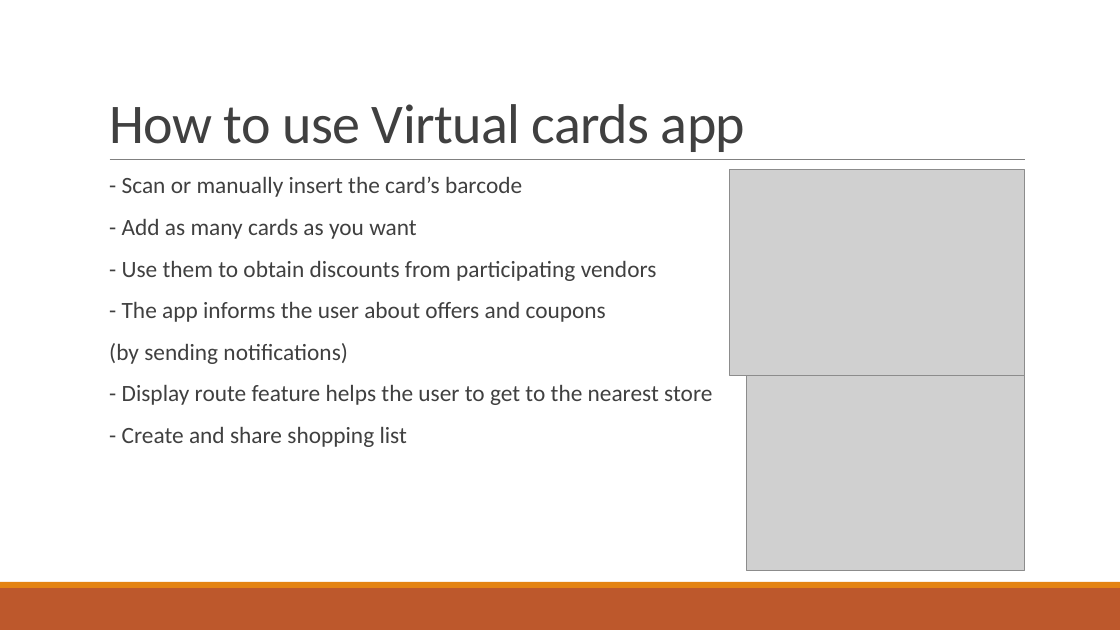
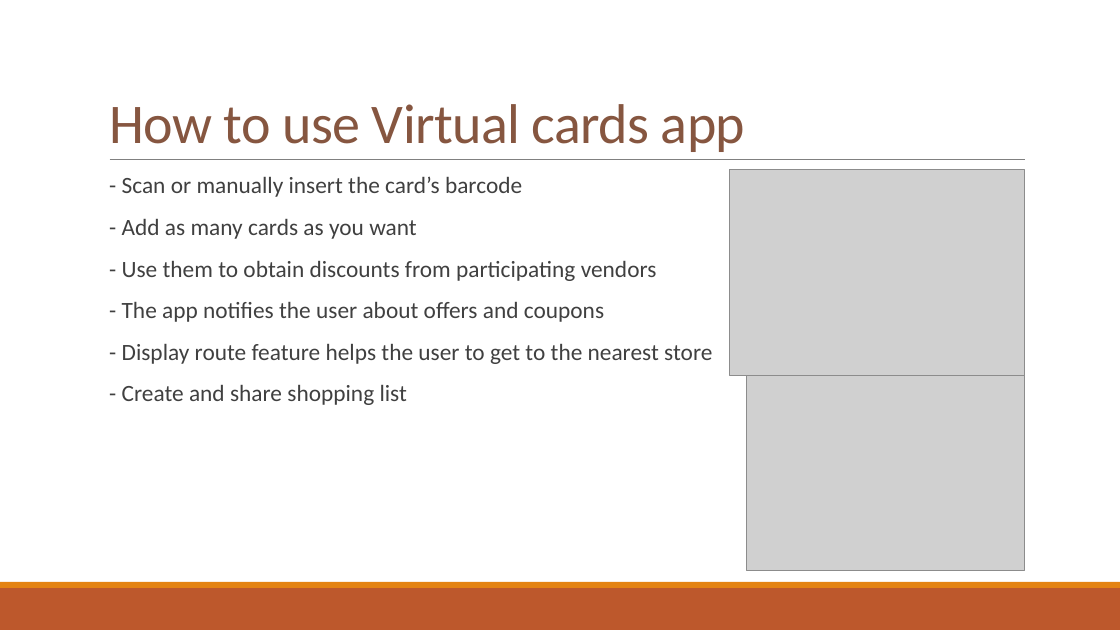
Before and after one commit to corinaradu/siit-testing, a slide deck: slide 3 of final-project/virtual-cards/virtual-cards.pptx. Drawn at 1120x630 pixels with LibreOffice and Linux fonts; fonts in the diff are those of the drawing; grey boxes stand for pictures. Boxes give left, top, right and bottom in pixels: in the first picture for what was removed or moved away, otherwise in the second. Text is boxed around its words. In the diff, an @@ line names an element or a change of style, - is before the commit and + after.

```diff
--- a/final-project/virtual-cards/virtual-cards.pptx
+++ b/final-project/virtual-cards/virtual-cards.pptx
@@ title "How to use Virtual cards ..." at (109,104,745,152): text colour #404040 to #865640 @@
@@ text at (122,302,604,322): text changed @@
-  - The app informs the user about offers and coupons
-  (by sending notifications)
+  - The app notifies the user about offers and coupons
```
Also in this commit, not shown: 7 other slides changed, 4 other files.
